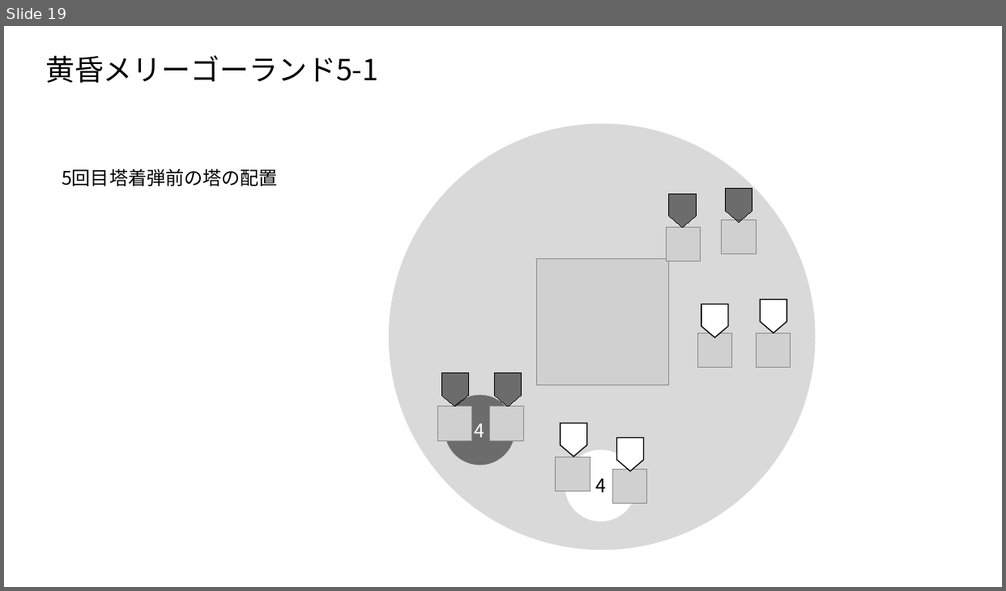
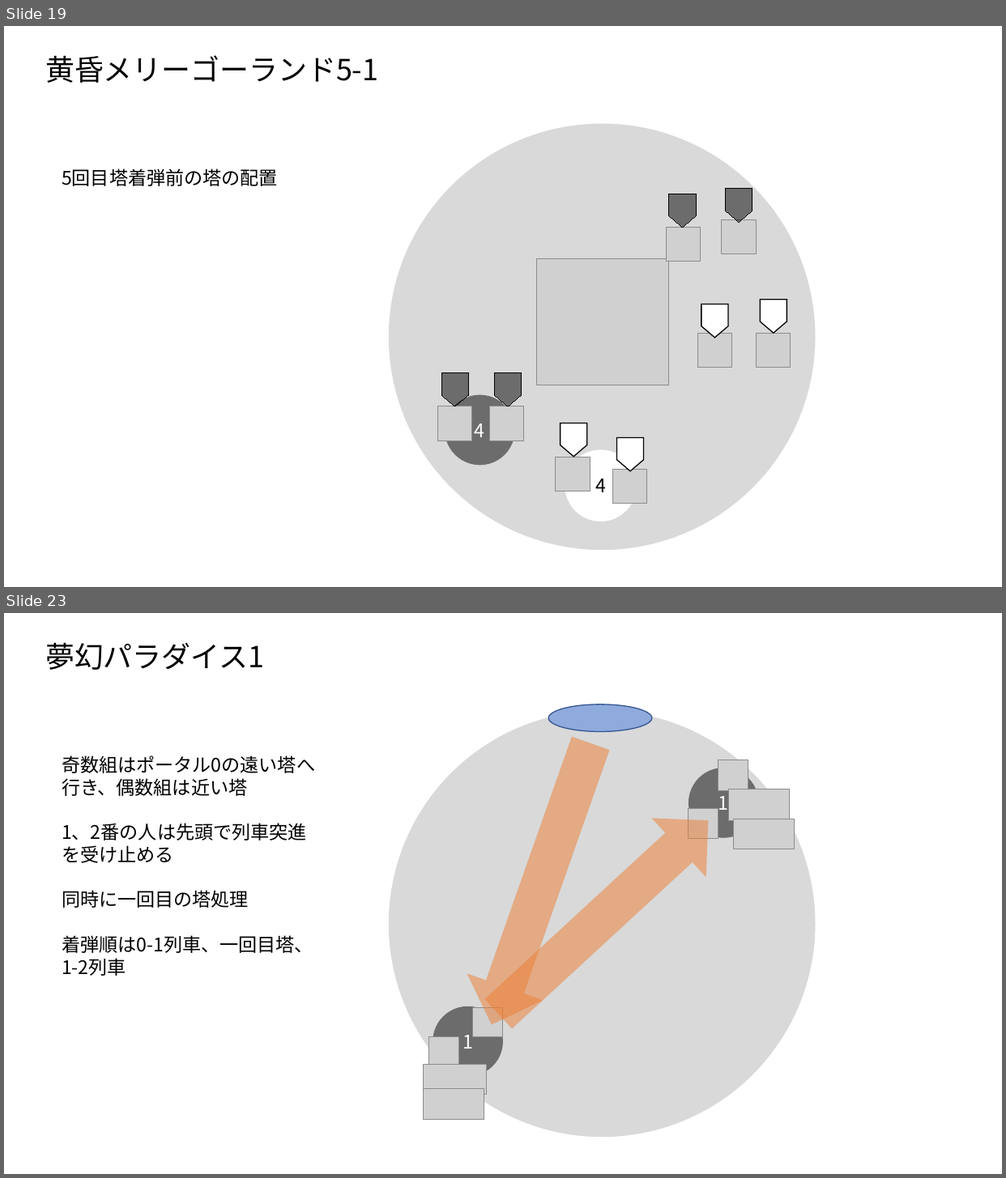
Before and after one commit to tufuchipaji/Tiera, a slide deck: 机制图示.pptx. Shown one above the other, each under a label of ours: slide 19 before the commit, slides 19 and 23 after it; the slides between them are not shown. The pictures are 1006x591 and 1006x1178 pixels, drawn with LibreOffice and Linux fonts; fonts in the diff are those of the drawing; grey boxes stand for pictures. Boxes give left, top, right and bottom in pixels: in the first picture for what was removed or moved away, otherwise in the second. Text is boxed around its words. In the diff, an @@ line names an element or a change of style, - is before the commit and + after.

```diff
--- a/机制图示.pptx
+++ b/机制图示.pptx
@@ slide 23 added at box(4, 613, 1002, 1174), background #FFFFFF @@
@@ title added at box(45, 642, 264, 670), 28 pt, text #000000 @@
+夢幻パラダイス1
@@ ellipse added at box(548, 705, 651, 731), fill #8FAADC, outline #325491 1 pt @@
@@ ellipse added at box(389, 710, 816, 1137), fill #D9D9D9 @@
@@ right arrow added at box(454, 730, 629, 1038), fill #ED7D31 at 50% opacity @@
@@ text added at box(62, 756, 315, 976), 18 pt, text #000000 @@
+奇数組はポータル0の遠い塔へ行き、偶数組は近い塔
+1、2番の人は先頭で列車突進を受け止める
+同時に一回目の塔処理
+着弾順は0-1列車、一回目塔、1-2列車
@@ ellipse added at box(688, 768, 759, 838), fill #000000 at 50% opacity, 18 pt, text #FFFFFF @@
+1
@@ picture added at box(718, 760, 748, 791) @@
@@ right arrow added at box(471, 791, 736, 1044), fill #ED7D31 at 50% opacity @@
@@ picture added at box(729, 790, 790, 821) @@
@@ picture added at box(688, 809, 718, 839) @@
@@ picture added at box(733, 819, 794, 849) @@
@@ ellipse added at box(433, 1007, 503, 1077), fill #000000 at 50% opacity, 18 pt, text #FFFFFF @@
+1
@@ picture added at box(473, 1007, 503, 1037) @@
@@ picture added at box(429, 1037, 459, 1067) @@
@@ picture added at box(424, 1064, 486, 1094) @@
@@ picture added at box(424, 1088, 484, 1120) @@
```
Also in this commit, not shown: 6 other slides added, 1 other file.
